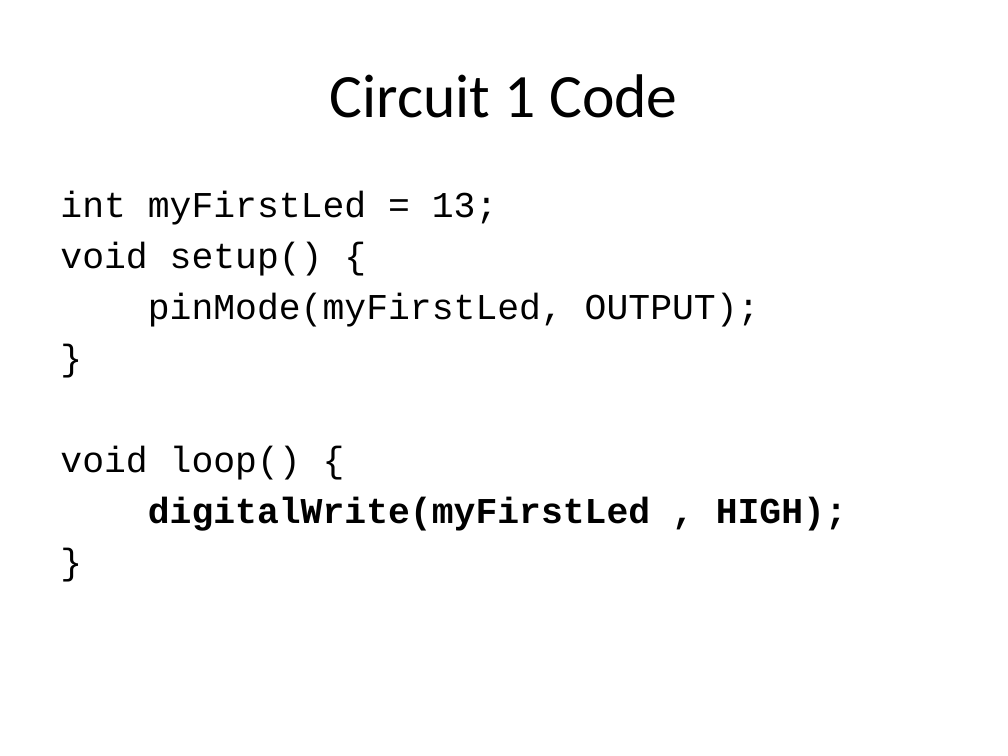
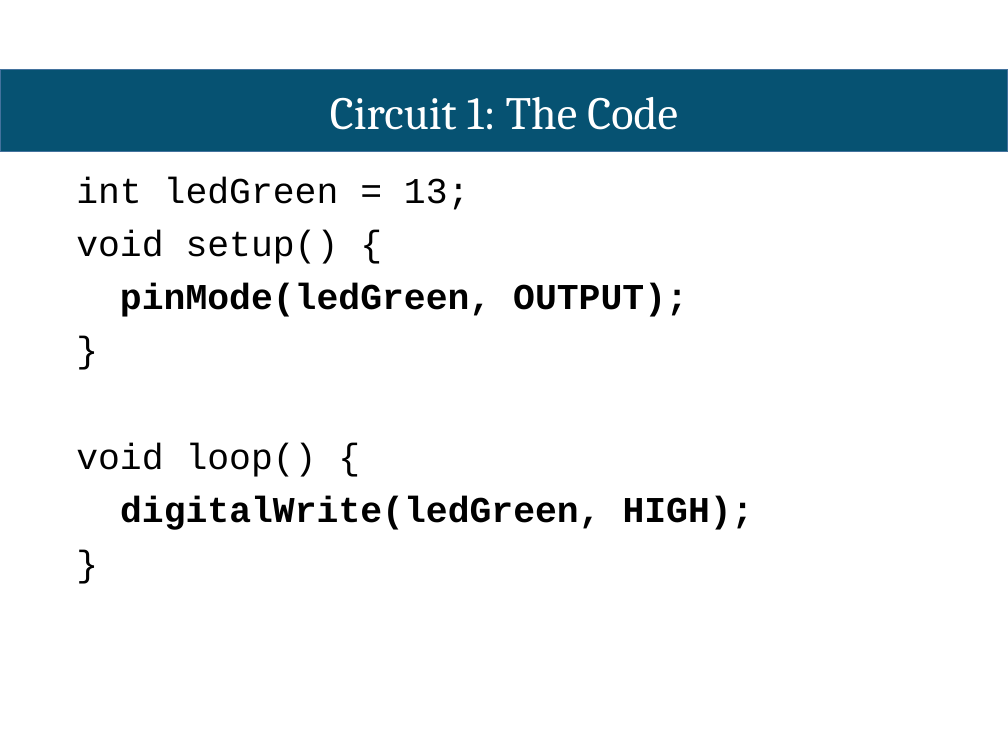
Before and after one commit to Cambridge-Hackspace/Arduino_Workshop, a slide deck: slide 18 of Workshop - English.pptx (slide 11 before the commit). Drawn at 1008x756 pixels with LibreOffice and Linux fonts; fonts in the diff are those of the drawing. Boxes give left, top, right and bottom in pixels: in the first picture for what was removed or moved away, otherwise in the second. Text is boxed around its words. In the diff, an @@ line names an element or a change of style, - is before the commit and + after.

```diff
--- a/Workshop - English.pptx
+++ b/Workshop - English.pptx
@@ text "Circuit 1: The Code" at bbox=[330, 97, 678, 130]: vertical alignment middle to top @@
@@ rectangle added at bbox=[0, 70, 1008, 152], fill #065272, outline #43739E 1 pt @@
@@ text at bbox=[330, 97, 678, 130]: text changed; size 44 to 33 pt; font Calibri to Cambria; text colour #000000 to #FFFFFF @@
-Circuit 1 Code
+Circuit 1: The Code
@@ text "int ledGreen = 13;": place and size @@
-text "int ledGreen = 13;" at bbox=[60, 192, 847, 531]
+text "int ledGreen = 13;" at bbox=[76, 177, 754, 530]
@@ text at bbox=[76, 177, 470, 210]: text changed @@
-int myFirstLed = 13;
+int ledGreen = 13;
@@ text at bbox=[76, 230, 339, 477]: line spacing 1 to 0.9; more space between paragraphs @@
@@ text at bbox=[120, 283, 688, 317]: text changed; bold on @@
-pinMode(myFirstLed, OUTPUT);
+pinMode(ledGreen, OUTPUT);
@@ text at bbox=[120, 497, 754, 530]: text changed @@
-digitalWrite(myFirstLed , HIGH);
+digitalWrite(ledGreen, HIGH);
```
Also in this commit, not shown: 5 other slides changed, 17 slides added, 12 slides removed, 1 other file.
